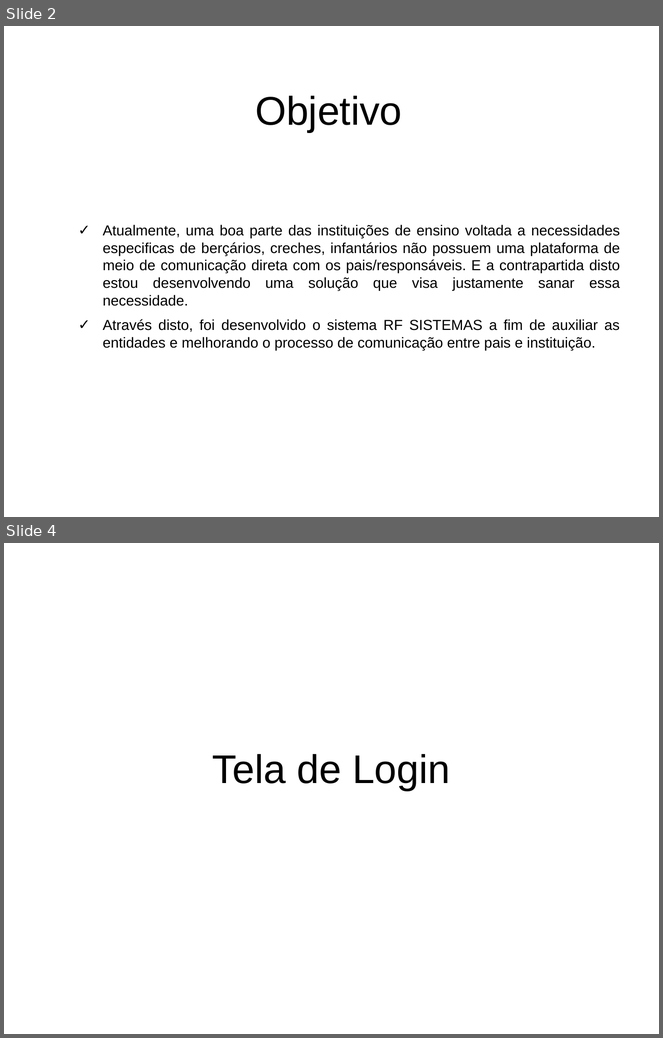
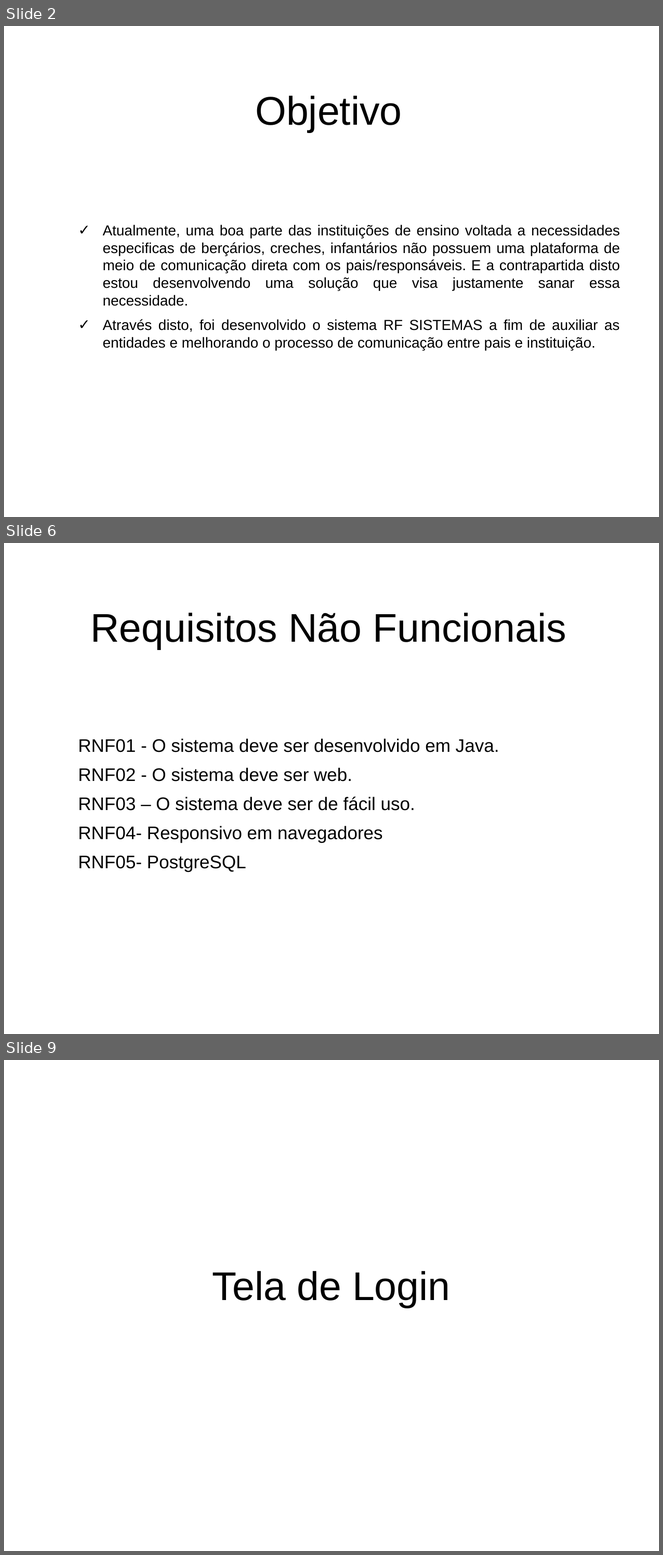
Before and after one commit to rodrigo-fernandes/ProjSoftware2, a slide deck: 2018-06-25 a 2018-06-29 rodada de demonstracao/RFSistema_Rodrigo_Fernandes.ppt. Shown one above the other, each under a label of ours: slides 2 and 4 before the commit, slides 2, 6 and 9 after it; the slides between them are not shown. The pictures are 663x1038 and 663x1555 pixels, drawn with LibreOffice and Linux fonts; fonts in the diff are those of the drawing; background and template pictures are left out. Boxes give left, top, right and bottom in pixels: in the first picture for what was removed or moved away, otherwise in the second. Text is boxed around its words. In the diff, an @@ line names an element or a change of style, - is before the commit and + after.

```diff
--- a/2018-06-25 a 2018-06-29 rodada de demonstracao/RFSistema_Rodrigo_Fernandes.ppt
+++ b/2018-06-25 a 2018-06-29 rodada de demonstracao/RFSistema_Rodrigo_Fernandes.ppt
@@ slide 6 added at bbox=[4, 543, 659, 1034], background picture (left out) @@
@@ title added at bbox=[90, 613, 567, 650], 44 pt, text #000000 @@
+Requisitos Não Funcionais
@@ subtitle added at bbox=[78, 739, 500, 872], 20 pt, text #000000 @@
+RNF01 - O sistema deve ser desenvolvido em Java.
+RNF02 - O sistema deve ser web.
+RNF03 – O sistema deve ser de fácil uso.
+RNF04- Responsivo em navegadores
+RNF05- PostgreSQL
@@ what was slide 4 is now slide 9 @@
```
Also in this commit, not shown: 1 slide changed, 4 other slides added, 2 other files.
